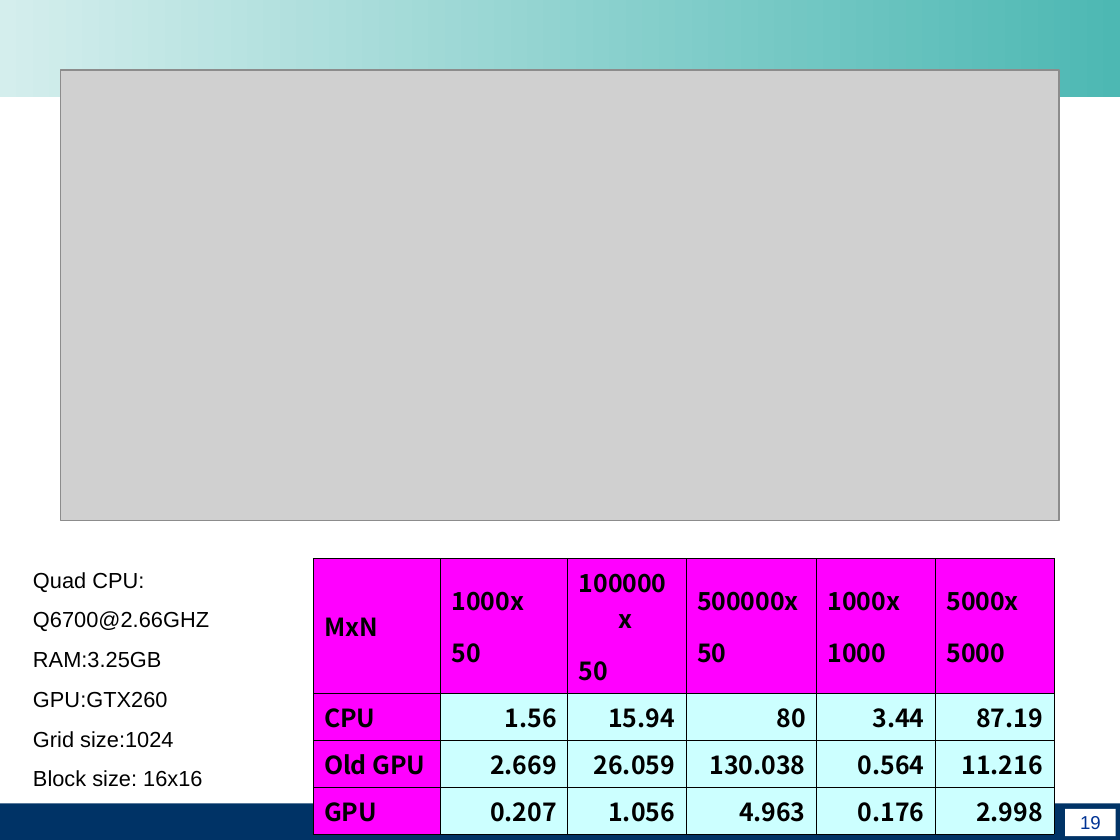
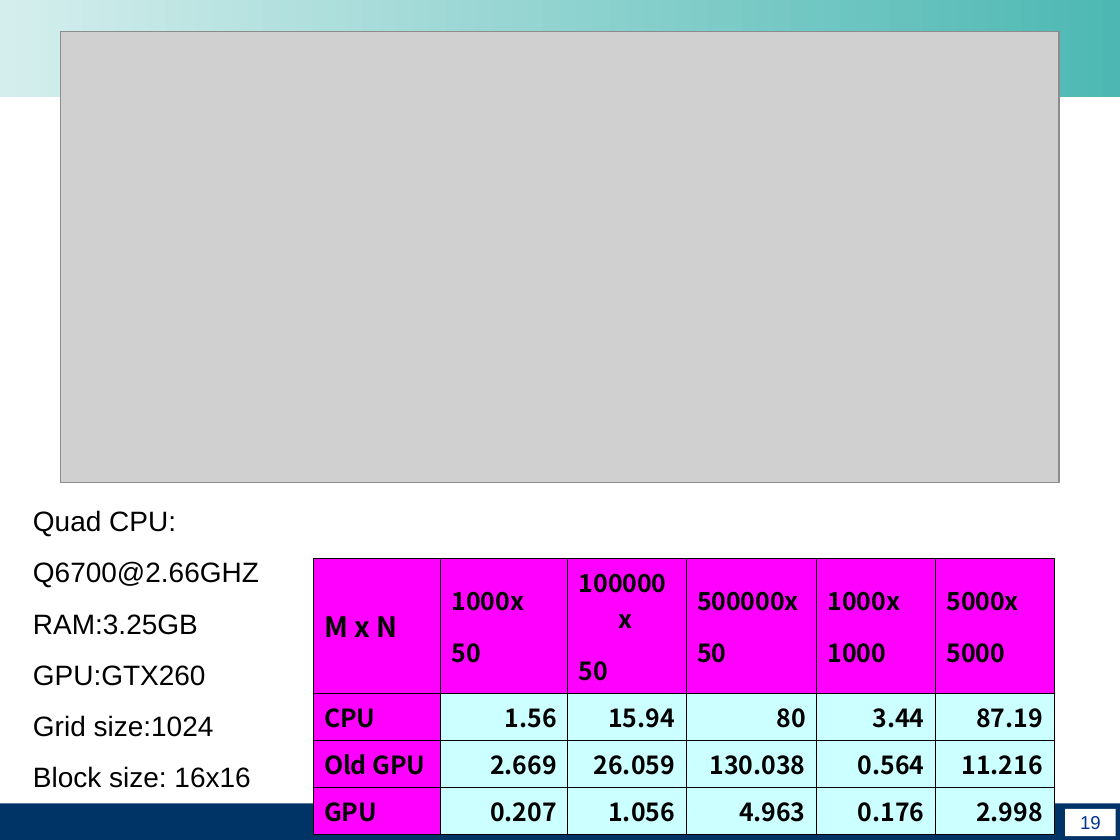
Before and after one commit to unconditional/projektarbeitcuda, a slide deck: slide 19 of Vortrag/Abschlussvortrag der Projektarbeit CUDA(xby).ppt. Drawn at 1120x840 pixels with LibreOffice and Linux fonts; fonts in the diff are those of the drawing; grey boxes stand for pictures; background and template pictures are left out. Boxes give left, top, right and bottom in pixels: in the first picture for what was removed or moved away, otherwise in the second. Text is boxed around its words. In the diff, an @@ line names an element or a change of style, - is before the commit and + after.

```diff
--- a/Vortrag/Abschlussvortrag der Projektarbeit CUDA(xby).ppt
+++ b/Vortrag/Abschlussvortrag der Projektarbeit CUDA(xby).ppt
@@ picture: place and size @@
-picture at bbox=[60, 71, 1058, 521]
+picture at bbox=[60, 31, 1058, 482]
@@ text "Quad CPU:": place and size @@
-text "Quad CPU:" at bbox=[33, 572, 209, 748]
+text "Quad CPU:" at bbox=[33, 510, 259, 788]
@@ text "Quad CPU:" at bbox=[33, 510, 259, 788]: size 14 to 18 pt; more space between paragraphs @@
@@ table at bbox=[314, 559, 1056, 826] @@
-row 1, column 1: MxN
+row 1, column 1: M x N
```
Also in this commit, not shown: 2 other slides changed.
